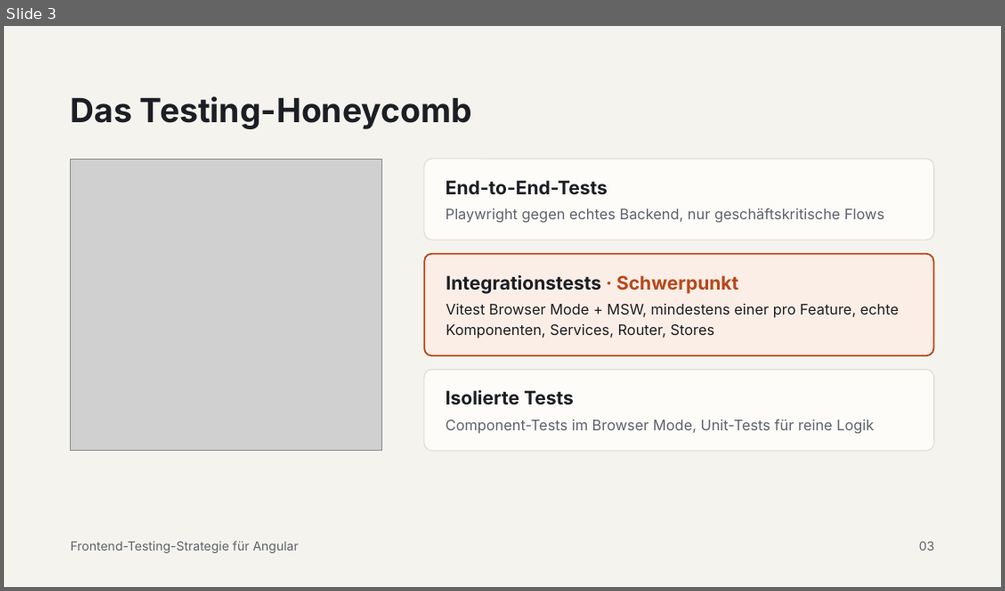
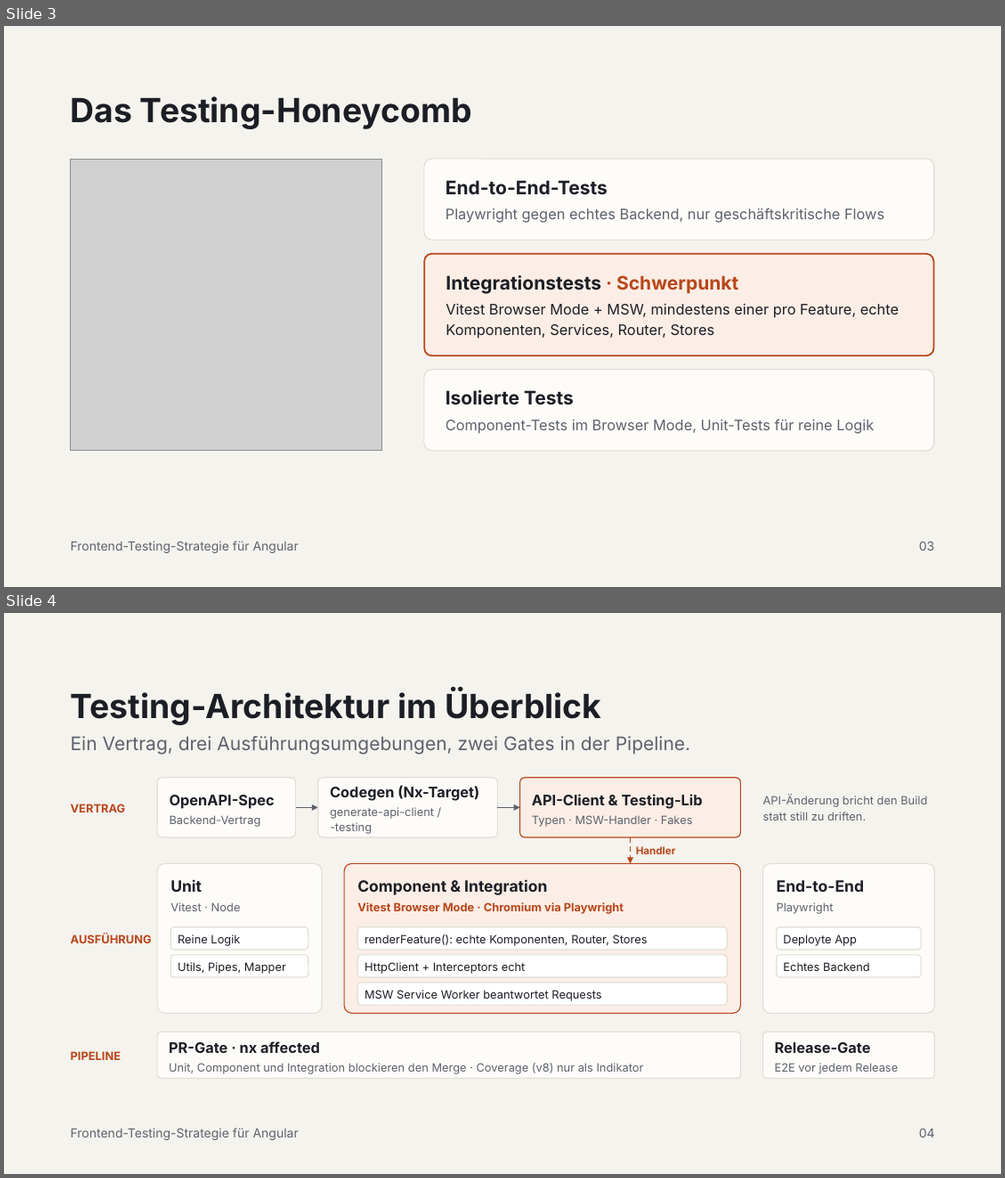
Before and after one commit to michaelbe812/mo-transfer, a slide deck: docs/Frontend-Testing-Strategie für Angular.pptx. Shown one above the other, each under a label of ours: slide 3 before the commit, slides 3 and 4 after it. The pictures are 1005x591 and 1005x1178 pixels, drawn with LibreOffice and Linux fonts; fonts in the diff are those of the drawing; grey boxes stand for pictures. Boxes give left, top, right and bottom in pixels: in the first picture for what was removed or moved away, otherwise in the second. Text is boxed around its words. In the diff, an @@ line names an element or a change of style, - is before the commit and + after.

```diff
--- a/docs/Frontend-Testing-Strategie für Angular.pptx
+++ b/docs/Frontend-Testing-Strategie für Angular.pptx
@@ slide 4 added at <box>4,613,1001,1174</box>, background #F5F3EE @@
@@ text added at <box>71,690,601,725</box>, 32 pt, text #1B1E24, bold @@
+Testing-Architektur im Überblick
@@ text added at <box>71,736,690,755</box>, 18 pt, text #5D626B @@
+Ein Vertrag, drei Ausführungsumgebungen, zwei Gates in der Pipeline.
@@ rounded rectangle added at <box>157,778,296,837</box>, fill #FDFCF9, outline #E2DED4 1 pt, 11 pt, text #5D626B @@
+OpenAPI-Spec
+Backend-Vertrag
@@ rounded rectangle added at <box>318,778,498,837</box>, fill #FDFCF9, outline #E2DED4 1 pt, 11 pt, text #5D626B @@
+Codegen (Nx-Target)
+generate-api-client / -testing
@@ rounded rectangle added at <box>520,778,741,837</box>, fill #FBEEE6, outline #B8461A 1 pt, 11 pt, text #5D626B @@
+API-Client & Testing-Lib
+Typen · MSW-Handler · Fakes
@@ text added at <box>763,795,927,820</box>, 11 pt, text #5D626B @@
+API-Änderung bricht den Build statt still zu driften.
@@ text added at <box>71,803,126,812</box>, 11 pt, text #B8461A, bold @@
+VERTRAG
@@ arrow added from (296, 807) to (318, 807), #5D626B 1.25 pt @@
@@ arrow added from (498, 807) to (520, 807), #5D626B 1.25 pt @@
@@ arrow added from (631, 837) to (631, 863), #B8461A 1.25 pt dashed @@
@@ text added at <box>636,846,676,854</box>, 10 pt, text #B8461A, bold @@
+Handler
@@ rounded rectangle added at <box>157,863,322,1013</box>, fill #FDFCF9, outline #E2DED4 1 pt @@
@@ text added at <box>170,879,202,892</box>, 15 pt, text #1B1E24, bold @@
+Unit
@@ rounded rectangle added at <box>344,863,741,1013</box>, fill #FBEEE6, outline #B8461A 1 pt @@
@@ text added at <box>357,879,547,895</box>, 15 pt, text #1B1E24, bold @@
+Component & Integration
@@ rounded rectangle added at <box>763,863,934,1013</box>, fill #FDFCF9, outline #E2DED4 1 pt @@
@@ text added at <box>170,902,241,911</box>, 11 pt, text #5D626B @@
+Vitest · Node
@@ text added at <box>357,902,623,914</box>, 11 pt, text #B8461A, bold @@
+Vitest Browser Mode · Chromium via Playwright
@@ text added at <box>777,880,864,892</box>, 15 pt, text #1B1E24, bold @@
+End-to-End
@@ text added at <box>777,902,833,914</box>, 11 pt, text #5D626B @@
+Playwright
@@ rounded rectangle added at <box>170,927,308,949</box>, fill #FFFFFF, outline #E2DED4 1 pt, 11 pt, text #1B1E24 @@
+Reine Logik
@@ rounded rectangle added at <box>357,927,727,949</box>, fill #FFFFFF, outline #E2DED4 1 pt, 11 pt, text #1B1E24 @@
+renderFeature(): echte Komponenten, Router, Stores
@@ rounded rectangle added at <box>777,927,921,949</box>, fill #FFFFFF, outline #E2DED4 1 pt, 11 pt, text #1B1E24 @@
+Deployte App
@@ text added at <box>71,933,152,943</box>, 11 pt, text #B8461A, bold @@
+AUSFÜHRUNG
@@ rounded rectangle added at <box>170,955,308,977</box>, fill #FFFFFF, outline #E2DED4 1 pt, 11 pt, text #1B1E24 @@
+Utils, Pipes, Mapper
@@ rounded rectangle added at <box>357,955,727,977</box>, fill #FFFFFF, outline #E2DED4 1 pt, 11 pt, text #1B1E24 @@
+HttpClient + Interceptors echt
@@ rounded rectangle added at <box>777,955,921,977</box>, fill #FFFFFF, outline #E2DED4 1 pt, 11 pt, text #1B1E24 @@
+Echtes Backend
@@ rounded rectangle added at <box>357,982,727,1005</box>, fill #FFFFFF, outline #E2DED4 1 pt, 11 pt, text #1B1E24 @@
+MSW Service Worker beantwortet Requests
@@ rounded rectangle added at <box>157,1032,741,1078</box>, fill #FDFCF9, outline #E2DED4 1 pt, 11 pt, text #5D626B @@
+PR-Gate · nx affected
+Unit, Component und Integration blockieren den Merge · Coverage (v8) nur als Indikator
@@ rounded rectangle added at <box>763,1032,934,1078</box>, fill #FDFCF9, outline #E2DED4 1 pt, 11 pt, text #5D626B @@
+Release-Gate
+E2E vor jedem Release
@@ text added at <box>71,1051,121,1060</box>, 11 pt, text #B8461A, bold @@
+PIPELINE
@@ text added at <box>71,1127,299,1140</box>, 12 pt, text #5D626B @@
+Frontend-Testing-Strategie für Angular
@@ text added at <box>919,1128,935,1137</box>, 12 pt, text #5D626B @@
+04
```
Also in this commit, not shown: 9 slides changed, 1 other slide added.
